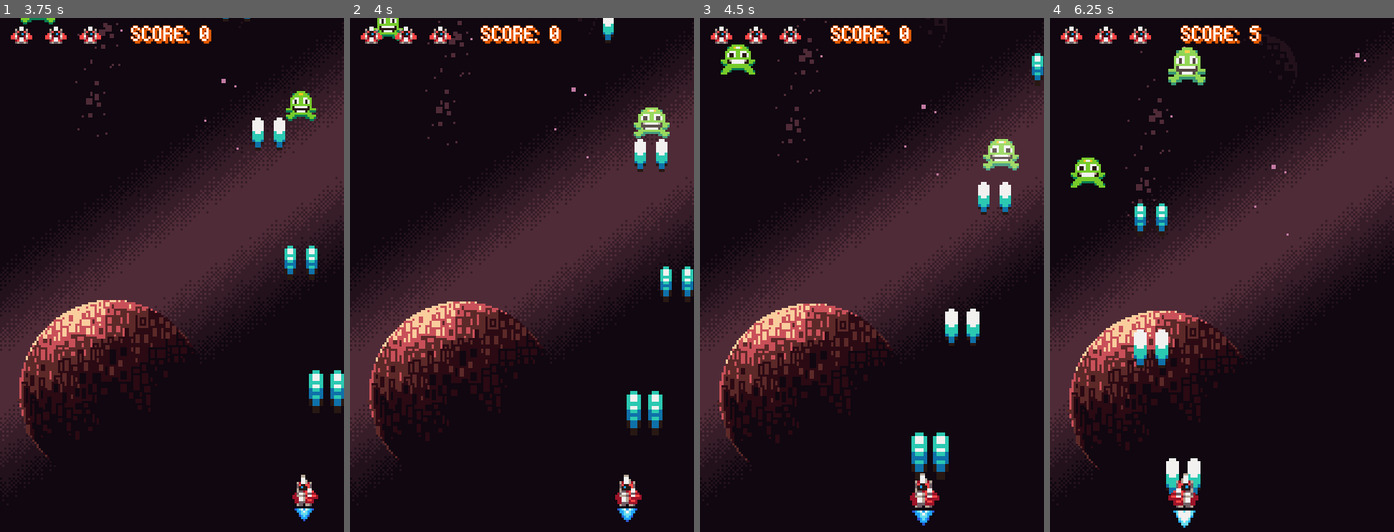
Above: before the commit, frames 1-4 (left to right).
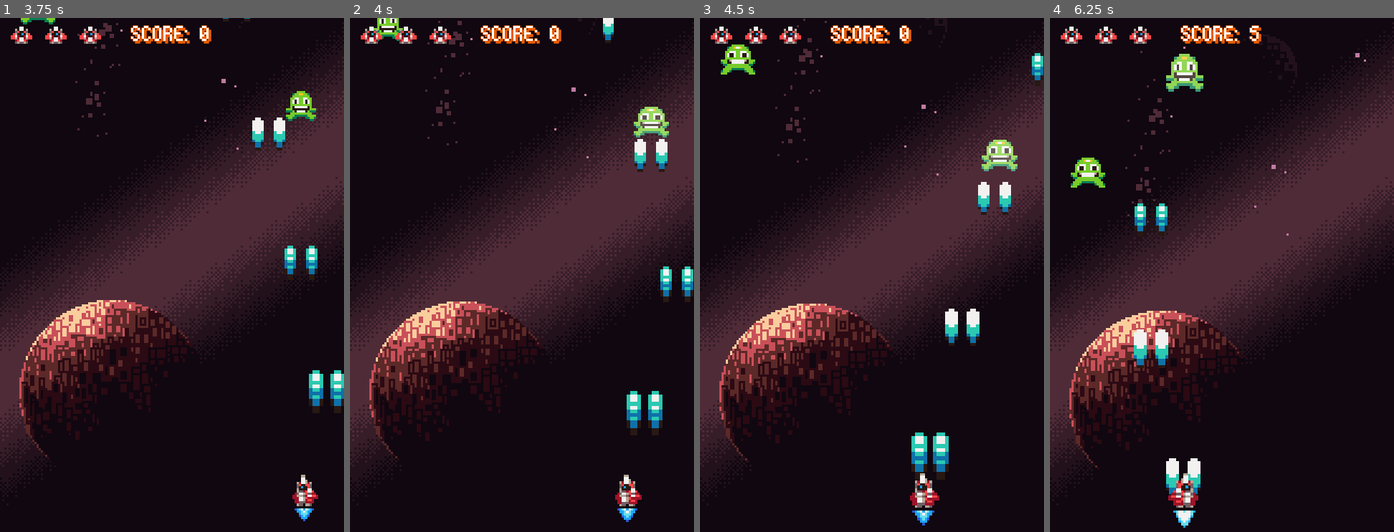
Above: after the commit, the same moments.

Repository: jordan95v/galaxy_defiance
Game: Godot game, scene res://scenes/ui/menu/menu.tscn
The game is run twice, just before and just after one commit, with the same random seed, the same clock (stepped at 60 frames per second) and the same inputs.
Inputs:
- Up to frame 1 (3.75 s): tap Space (space) at 0.5, 1.35, 2.85 s; hold D (bank_right) 0.53-1.28 s; hold Enter (enter) 0.53-1.28 s; hold A (bank_left) 1.28-2.03 s; hold Enter (enter) 2.03-2.78 s; hold D (bank_right) 2.03-3.53 s; hold A (bank_left) from 3.53 s (still down); hold Enter (enter) from 3.53 s (still down)
- Up to frame 2 (4 s): keep holding A (bank_left); keep holding Enter (enter)
- Up to frame 3 (4.5 s): keep holding A (bank_left); release Enter (enter) at 4.28 s; tap Space (space) at 4.35 s
- Up to frame 4 (6.25 s): hold Enter (enter) 5.03-5.78 s; release A (bank_left) at 5.78 s; hold D (bank_right) from 5.78 s (still down); tap Space (space) at 5.85 s

Frame 1 is identical in both runs. In frame 2, 0.2% of the frame differs, in the area x 82-93%, y 17-24%; in frame 3, 0.2%; in frame 4, 0.6%, in the area x 33-46%, y 5-15%.

Commit message:
Reworked assets folder.

Diff:
--- a/resources/ui/bit_potion_normal_text.tres
+++ b/resources/ui/bit_potion_normal_text.tres
@@ -1,6 +1,6 @@
 [gd_resource type="LabelSettings" load_steps=2 format=3 uid="uid://c727recbjvjo4"]
 
-[ext_resource type="FontFile" uid="uid://d4l8ftvhdjw1d" path="res://assets/BitPotion.ttf" id="1_cfy60"]
+[ext_resource type="FontFile" uid="uid://d4l8ftvhdjw1d" path="res://assets/bit_potion.ttf" id="1_cfy60"]
 
 [resource]
 font = ExtResource("1_cfy60")
--- a/scenes/components/shake_component/shake_component.gd
+++ b/scenes/components/shake_component/shake_component.gd
@@ -3,10 +3,12 @@
 
 var shake_strength: float = 0
 @export var sprite: AnimatedSprite2D
+@export var min_shake_strength: int = 3
+@export var max_shake_strength: int = 6
 
 
 func apply_random_shake() -> void:
-	shake_strength = randf_range(3, 6)
+	shake_strength = randf_range(min_shake_strength, max_shake_strength)
 
 
 func _process(_delta: float) -> void:
@@ -16,4 +18,4 @@
 		randf_range(-shake_strength, shake_strength),
 		randf_range(-shake_strength, shake_strength)
 	)
-	shake_strength = move_toward(shake_strength, 0, 0.5)
+	shake_strength = move_toward(shake_strength, 0, 1)
--- a/scenes/game_objects/enemies/green_enemy/green_enemy.tscn
+++ b/scenes/game_objects/enemies/green_enemy/green_enemy.tscn
@@ -2,7 +2,7 @@
 
 [ext_resource type="PackedScene" uid="uid://b4k0gmi0kq2da" path="res://scenes/game_objects/enemies/basic_enemy.tscn" id="1_t2vxv"]
 [ext_resource type="Shader" path="res://resources/effects/flash_shader.gdshader" id="2_r2l8i"]
-[ext_resource type="Texture2D" uid="uid://bnxyv8ol886eh" path="res://assets/green_enemy.png" id="2_tdedi"]
+[ext_resource type="Texture2D" uid="uid://bnxyv8ol886eh" path="res://assets/enemies/green_enemy.png" id="2_tdedi"]
 
 [sub_resource type="ShaderMaterial" id="ShaderMaterial_tjlyx"]
 resource_local_to_scene = true
--- a/scenes/game_objects/enemies/pink_enemy/pink_enemy.tscn
+++ b/scenes/game_objects/enemies/pink_enemy/pink_enemy.tscn
@@ -4,7 +4,7 @@
 [ext_resource type="Script" path="res://scenes/game_objects/enemies/pink_enemy/pink_enemy.gd" id="2_isgq2"]
 [ext_resource type="PackedScene" uid="uid://brnaxmyooa7wh" path="res://scenes/components/bounce_border_component/bounce_border_component.tscn" id="3_klxw1"]
 [ext_resource type="Shader" path="res://resources/effects/flash_shader.gdshader" id="3_nfybv"]
-[ext_resource type="Texture2D" uid="uid://dpg5um6frvlbm" path="res://assets/pink_enemy.png" id="4_nsbx8"]
+[ext_resource type="Texture2D" uid="uid://dpg5um6frvlbm" path="res://assets/enemies/pink_enemy.png" id="4_nsbx8"]
 [ext_resource type="PackedScene" uid="uid://cd5ij4yrfiog5" path="res://scenes/game_objects/projectiles/enemy_shot_exploding.tscn" id="5_q87f3"]
 [ext_resource type="PackedScene" uid="uid://chfqqnuajer2b" path="res://scenes/components/spawn_component/spawn_component.tscn" id="6_1ex6t"]
 [ext_resource type="PackedScene" uid="uid://b62v5cbuuaryf" path="res://scenes/game_objects/projectiles/enemy_shot.tscn" id="7_7ia8u"]
--- a/scenes/game_objects/enemies/yellow_enemy/yellow_enemy.tscn
+++ b/scenes/game_objects/enemies/yellow_enemy/yellow_enemy.tscn
@@ -4,7 +4,7 @@
 [ext_resource type="Script" path="res://scenes/game_objects/enemies/yellow_enemy/yellow_enemy.gd" id="2_2mm4w"]
 [ext_resource type="Shader" path="res://resources/effects/flash_shader.gdshader" id="2_ylywx"]
 [ext_resource type="PackedScene" uid="uid://brnaxmyooa7wh" path="res://scenes/components/bounce_border_component/bounce_border_component.tscn" id="3_2yylr"]
-[ext_resource type="Texture2D" uid="uid://c0jr1pbmwrp68" path="res://assets/yellow_enemy.png" id="3_aey7k"]
+[ext_resource type="Texture2D" uid="uid://c0jr1pbmwrp68" path="res://assets/enemies/yellow_enemy.png" id="3_aey7k"]
 
 [sub_resource type="ShaderMaterial" id="ShaderMaterial_qurav"]
 resource_local_to_scene = true
--- a/scenes/game_objects/explosion/explosion.tscn
+++ b/scenes/game_objects/explosion/explosion.tscn
@@ -1,7 +1,7 @@
 [gd_scene load_steps=10 format=3 uid="uid://bfpfpejhgb57k"]
 
 [ext_resource type="Script" path="res://scenes/game_objects/explosion/explosion.gd" id="1_jf23f"]
-[ext_resource type="Texture2D" uid="uid://i80o8m0wyfh8" path="res://assets/explosion.png" id="1_mxbog"]
+[ext_resource type="Texture2D" uid="uid://i80o8m0wyfh8" path="res://assets/effects/explosion.png" id="1_mxbog"]
 
 [sub_resource type="AtlasTexture" id="AtlasTexture_vvvuu"]
 atlas = ExtResource("1_mxbog")
--- a/scenes/game_objects/projectiles/enemy_shot.tscn
+++ b/scenes/game_objects/projectiles/enemy_shot.tscn
@@ -1,7 +1,7 @@
 [gd_scene load_steps=7 format=3 uid="uid://b62v5cbuuaryf"]
 
 [ext_resource type="PackedScene" uid="uid://cwmxi525a7007" path="res://scenes/game_objects/projectiles/basic_projectile.tscn" id="1_l7o22"]
-[ext_resource type="Texture2D" uid="uid://djj2fuwnitjpj" path="res://assets/enemy_shot.png" id="2_gsjw7"]
+[ext_resource type="Texture2D" uid="uid://djj2fuwnitjpj" path="res://assets/effects/enemy_shot.png" id="2_gsjw7"]
 
 [sub_resource type="CircleShape2D" id="CircleShape2D_y3yib"]
 radius = 5.0
--- a/scenes/game_objects/projectiles/enemy_shot_exploding.tscn
+++ b/scenes/game_objects/projectiles/enemy_shot_exploding.tscn
@@ -1,7 +1,7 @@
 [gd_scene load_steps=9 format=3 uid="uid://cd5ij4yrfiog5"]
 
 [ext_resource type="PackedScene" uid="uid://cwmxi525a7007" path="res://scenes/game_objects/projectiles/basic_projectile.tscn" id="1_nxttr"]
-[ext_resource type="Texture2D" uid="uid://djj2fuwnitjpj" path="res://assets/enemy_shot.png" id="2_7oxnc"]
+[ext_resource type="Texture2D" uid="uid://djj2fuwnitjpj" path="res://assets/effects/enemy_shot.png" id="2_7oxnc"]
 [ext_resource type="Script" path="res://scenes/game_objects/projectiles/enemy_shot_exploding.gd" id="2_khy82"]
 [ext_resource type="PackedScene" uid="uid://b62v5cbuuaryf" path="res://scenes/game_objects/projectiles/enemy_shot.tscn" id="3_6kjt0"]
 
--- a/scenes/game_objects/projectiles/laser.tscn
+++ b/scenes/game_objects/projectiles/laser.tscn
@@ -1,7 +1,7 @@
 [gd_scene load_steps=7 format=3 uid="uid://104dlwmf5517"]
 
 [ext_resource type="PackedScene" uid="uid://cwmxi525a7007" path="res://scenes/game_objects/projectiles/basic_projectile.tscn" id="1_gov8c"]
-[ext_resource type="Texture2D" uid="uid://bnilwl2sp1lsa" path="res://assets/laser_beam.png" id="2_aa8lb"]
+[ext_resource type="Texture2D" uid="uid://bnilwl2sp1lsa" path="res://assets/effects/laser_beam.png" id="2_aa8lb"]
 
 [sub_resource type="RectangleShape2D" id="RectangleShape2D_caj8r"]
 size = Vector2(8, 16)
--- a/scenes/game_objects/ship/ship.tscn
+++ b/scenes/game_objects/ship/ship.tscn
@@ -1,7 +1,7 @@
 [gd_scene load_steps=35 format=3 uid="uid://2v522uaf6evr"]
 
 [ext_resource type="Script" path="res://scenes/game_objects/ship/ship.gd" id="1_5ip12"]
-[ext_resource type="Texture2D" uid="uid://dr4iaxw4epat1" path="res://assets/player_ship.png" id="1_utur1"]
+[ext_resource type="Texture2D" uid="uid://dr4iaxw4epat1" path="res://assets/ship/player_ship.png" id="1_utur1"]
 [ext_resource type="Material" uid="uid://ctvdkbwqfq3nk" path="res://resources/effects/flash_material.tres" id="2_7jq2b"]
 [ext_resource type="PackedScene" uid="uid://bgmj6gucsi01l" path="res://scenes/components/move_component/move_component.tscn" id="2_afxwq"]
 [ext_resource type="PackedScene" uid="uid://c26xqkd3e6nfo" path="res://scenes/ui/health_ui/health_ui.tscn" id="2_on5q2"]
@@ -192,6 +192,8 @@
 
 [node name="ShakeComponent" parent="." node_paths=PackedStringArray("sprite") instance=ExtResource("16_1ut3p")]
 sprite = NodePath("../Visuals/AnimatedSprite2D")
+min_shake_strength = 5
+max_shake_strength = 8
 
 [node name="DestroyedComponent" parent="." node_paths=PackedStringArray("actor", "health_component") instance=ExtResource("16_cmgkx")]
 actor = NodePath("..")
--- a/scenes/ui/game_over_menu/game_over_menu.tscn
+++ b/scenes/ui/game_over_menu/game_over_menu.tscn
@@ -1,7 +1,7 @@
 [gd_scene load_steps=6 format=3 uid="uid://6okjpf8xs4hc"]
 
 [ext_resource type="Script" path="res://scenes/ui/game_over_menu/game_over_menu.gd" id="1_cn5nt"]
-[ext_resource type="FontFile" uid="uid://d4l8ftvhdjw1d" path="res://assets/BitPotion.ttf" id="1_o0x7y"]
+[ext_resource type="FontFile" uid="uid://d4l8ftvhdjw1d" path="res://assets/bit_potion.ttf" id="1_o0x7y"]
 [ext_resource type="LabelSettings" uid="uid://c727recbjvjo4" path="res://resources/ui/bit_potion_normal_text.tres" id="3_36h0b"]
 
 [sub_resource type="StyleBoxFlat" id="StyleBoxFlat_actub"]
--- a/scenes/ui/health_ui/player_icon.tscn
+++ b/scenes/ui/health_ui/player_icon.tscn
@@ -1,6 +1,6 @@
 [gd_scene load_steps=2 format=3 uid="uid://gjhnt7vam7vh"]
 
-[ext_resource type="Texture2D" uid="uid://dteuckgmb3l5y" path="res://assets/player_icon.png" id="1_eb6ri"]
+[ext_resource type="Texture2D" uid="uid://dteuckgmb3l5y" path="res://assets/ship/player_icon.png" id="1_eb6ri"]
 
 [node name="PlayerIcon" type="TextureRect"]
 offset_right = 16.0
--- a/scenes/ui/menu/menu.tscn
+++ b/scenes/ui/menu/menu.tscn
@@ -2,7 +2,7 @@
 
 [ext_resource type="Script" path="res://scenes/ui/menu/menu.gd" id="1_qqqie"]
 [ext_resource type="PackedScene" uid="uid://ckg8m0k737l3a" path="res://scenes/ui/space_background/space_background.tscn" id="2_1pv4n"]
-[ext_resource type="FontFile" uid="uid://d4l8ftvhdjw1d" path="res://assets/BitPotion.ttf" id="3_liu24"]
+[ext_resource type="FontFile" uid="uid://d4l8ftvhdjw1d" path="res://assets/bit_potion.ttf" id="3_liu24"]
 [ext_resource type="LabelSettings" uid="uid://c727recbjvjo4" path="res://resources/ui/bit_potion_normal_text.tres" id="4_2qbbr"]
 
 [sub_resource type="LabelSettings" id="LabelSettings_3cmek"]
Renamed: assets/BitPotion.ttf -> assets/bit_potion.ttf
Not shown, changed: assets/bit_potion.ttf.import
Renamed: assets/enemy_shot.png -> assets/effects/enemy_shot.png
Not shown, changed: assets/effects/enemy_shot.png.import
Renamed: assets/explosion.png -> assets/effects/explosion.png
Not shown, changed: assets/effects/explosion.png.import
Renamed: assets/laser_beam.png -> assets/effects/laser_beam.png
Not shown, changed: assets/effects/laser_beam.png.import
Renamed: assets/green_enemy.png -> assets/enemies/green_enemy.png
Not shown, changed: assets/enemies/green_enemy.png.import
Renamed: assets/pink_enemy.png -> assets/enemies/pink_enemy.png
Not shown, changed: assets/enemies/pink_enemy.png.import
(and 6 more such lines)
